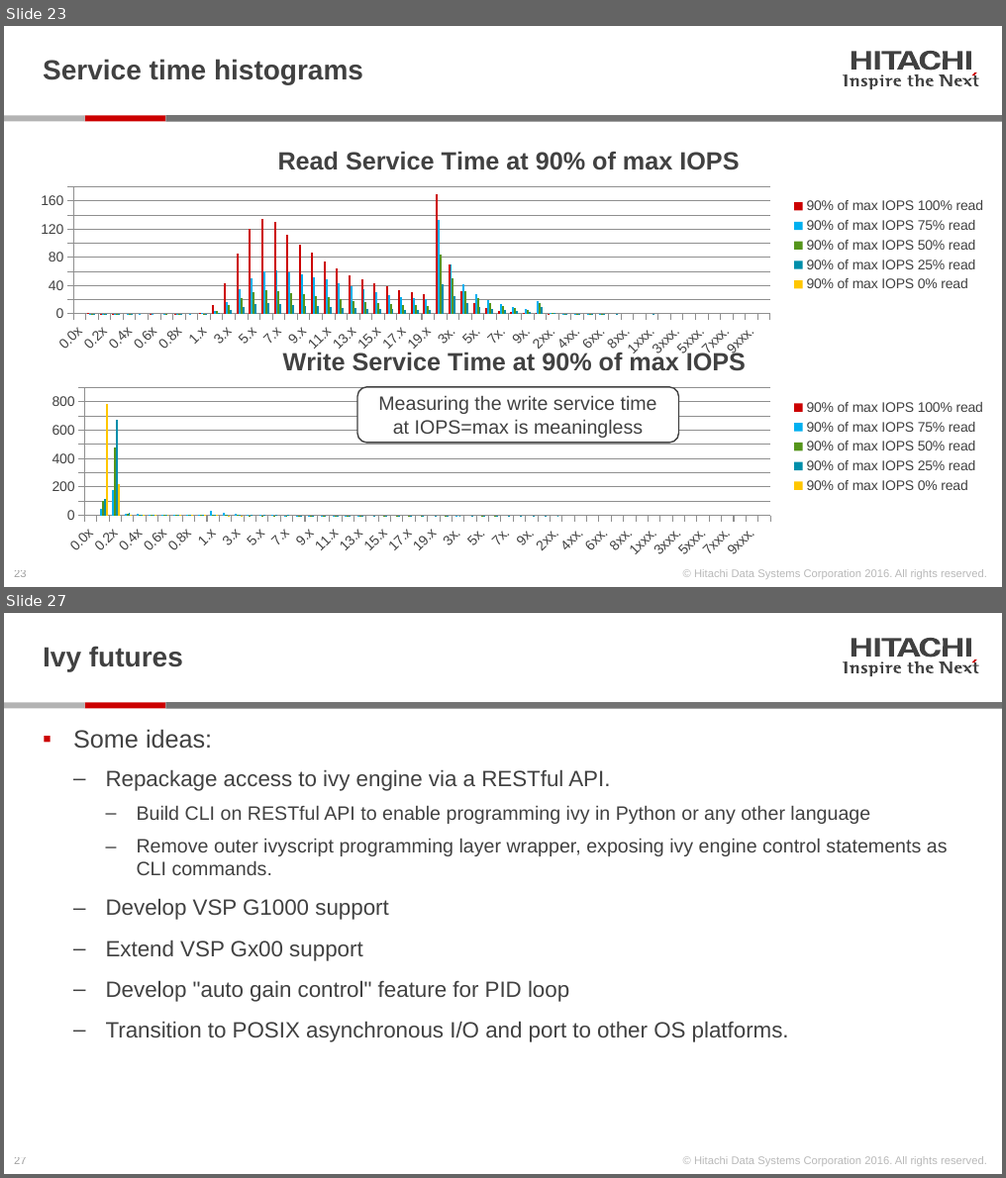
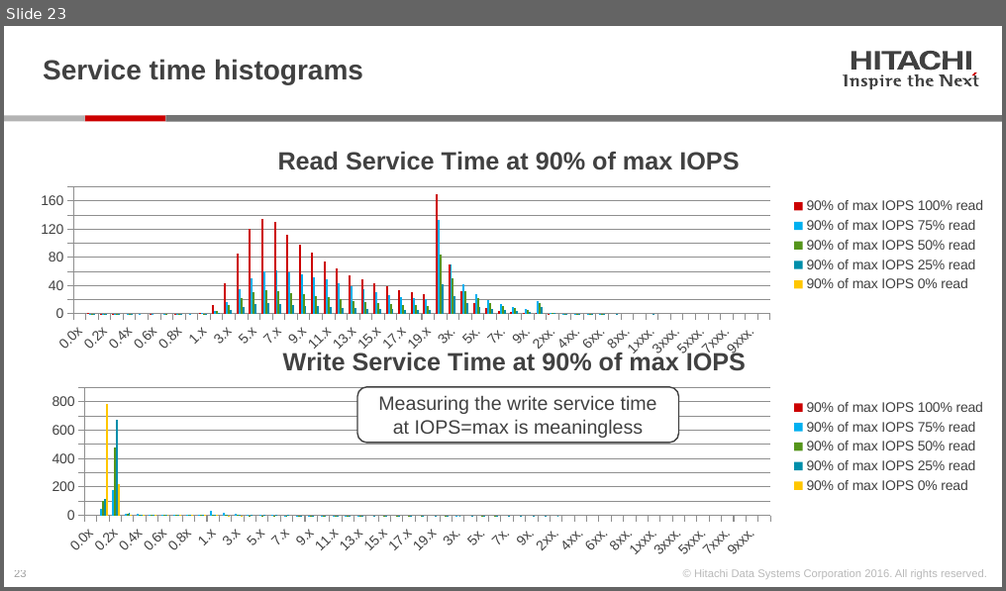
Before and after one commit to Hitachi-Data-Systems/ivy, a slide deck: doc/Introduction_to_ivy.pptx. Shown one above the other, each under a label of ours: slides 23 and 27 before the commit, slide 23 after it; the slides between them are not shown. The pictures are 1006x1178 and 1006x591 pixels, drawn with LibreOffice and Linux fonts; fonts in the diff are those of the drawing. Boxes give left, top, right and bottom in pixels: in the first picture for what was removed or moved away, otherwise in the second. Text is boxed around its words. In the diff, an @@ line names an element or a change of style, - is before the commit and + after.

```diff
--- a/doc/Introduction_to_ivy.pptx
+++ b/doc/Introduction_to_ivy.pptx
@@ slide 27 removed at (x1=4, y1=613, x2=1002, y2=1174), background #FFFFFF; not listed: 28 template elements that a slide beside it also shows @@
@@ title removed at (x1=43, y1=646, x2=183, y2=671) @@
-Ivy futures
@@ text removed at (x1=73, y1=729, x2=947, y2=1043) @@
-▪ Some ideas:
-  ‒ Repackage access to ivy engine via a RESTful API.
-    ‒ Build CLI on RESTful API to enable programming ivy in Python or any other language
-    ‒ Remove outer ivyscript programming layer wrapper, exposing ivy engine control statements as CLI commands.
-  ‒ Develop VSP G1000 support
-  ‒ Extend VSP Gx00 support
-  ‒ Develop "auto gain control" feature for PID loop
-  ‒ Transition to POSIX asynchronous I/O and port to other OS platforms.
```
Also in this commit, not shown: 6 slides changed, 1 other slide removed, 3 other files.
